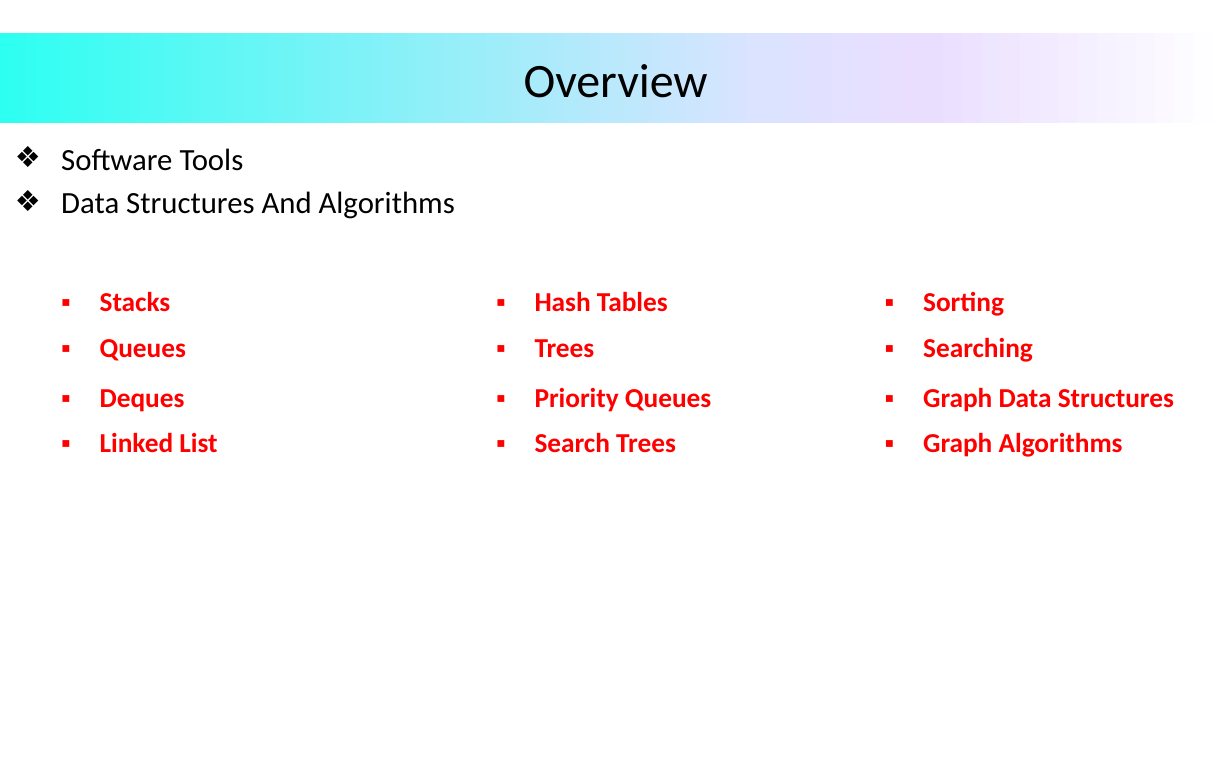
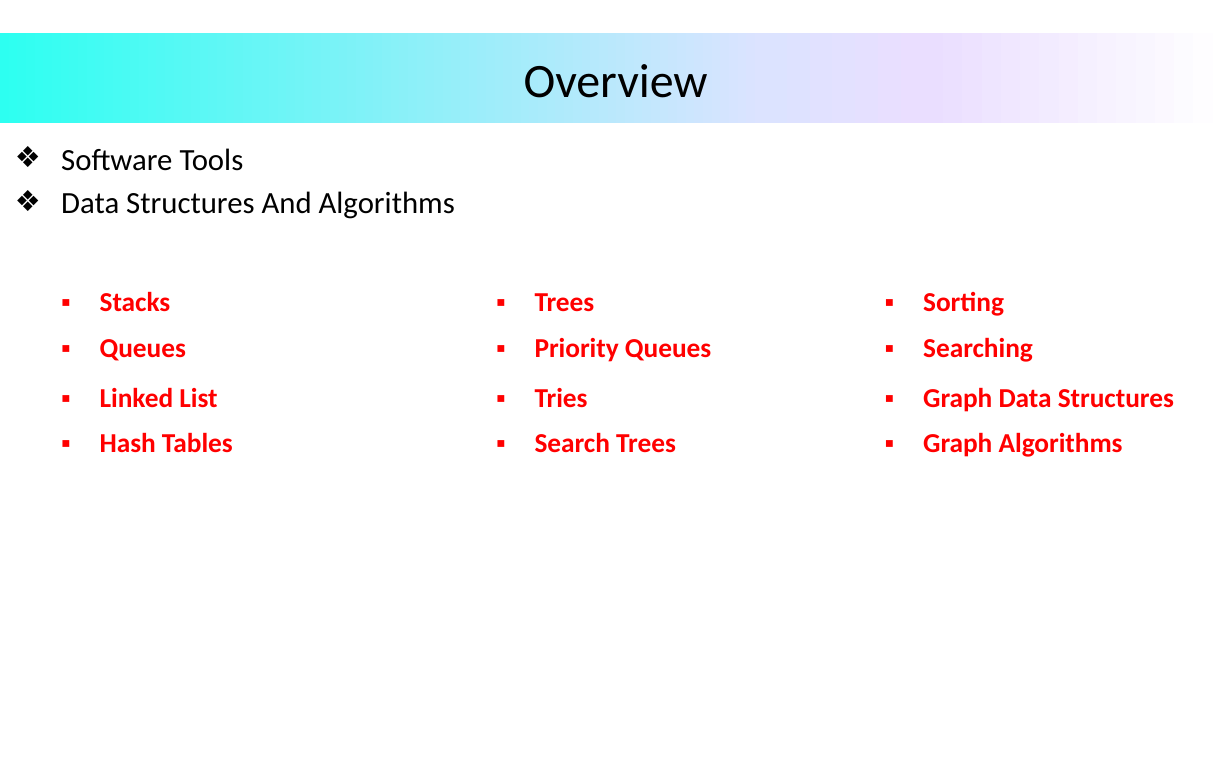
Before and after one commit to JagritiG/DS-Algorithm-Python3, a slide deck: slide 2 of ppt/algorithmic_data_analysis_in_python.pptx. Drawn at 1232x770 pixels with LibreOffice and Linux fonts; fonts in the diff are those of the drawing. Boxes give left, top, right and bottom in pixels: in the first picture for what was removed or moved away, otherwise in the second. Text is boxed around its words. In the diff, an @@ line names an element or a change of style, - is before the commit and + after.

```diff
--- a/ppt/algorithmic_data_analysis_in_python.pptx
+++ b/ppt/algorithmic_data_analysis_in_python.pptx
@@ table at [49, 280, 1232, 464] @@
-row 1, column 2: Hash Tables
+row 1, column 2: Trees
-row 2, column 2: Trees
+row 2, column 2: Priority Queues
-row 3, column 1: Deques
+row 3, column 1: Linked List
-row 3, column 2: Priority Queues
+row 3, column 2: Tries
-row 4, column 1: Linked List
+row 4, column 1: Hash Tables
```
Also in this commit, not shown: 17 other files.
